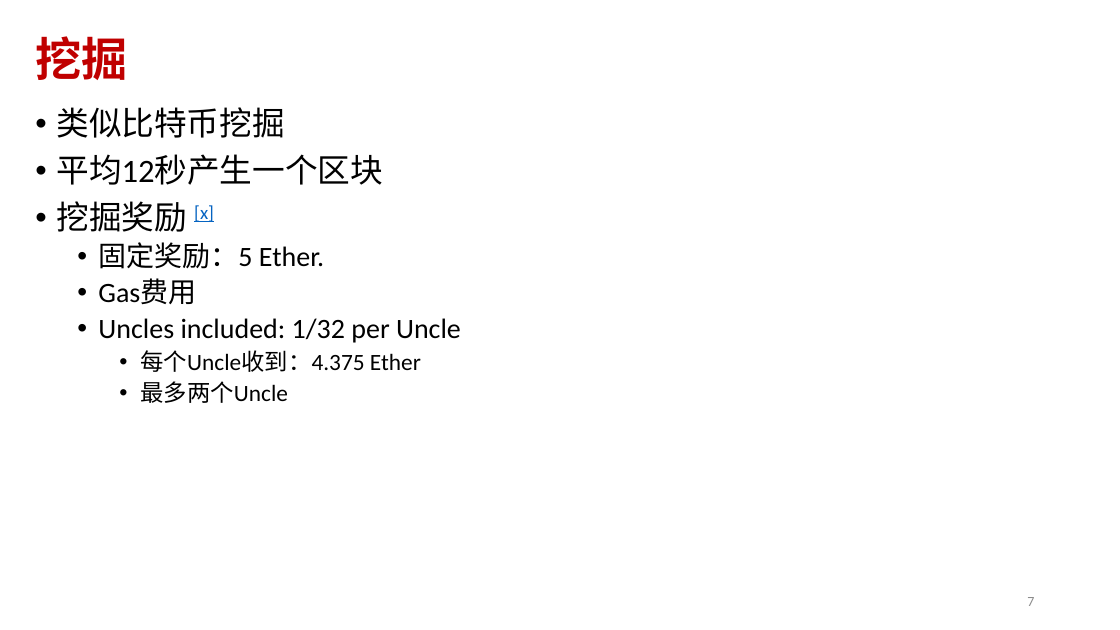
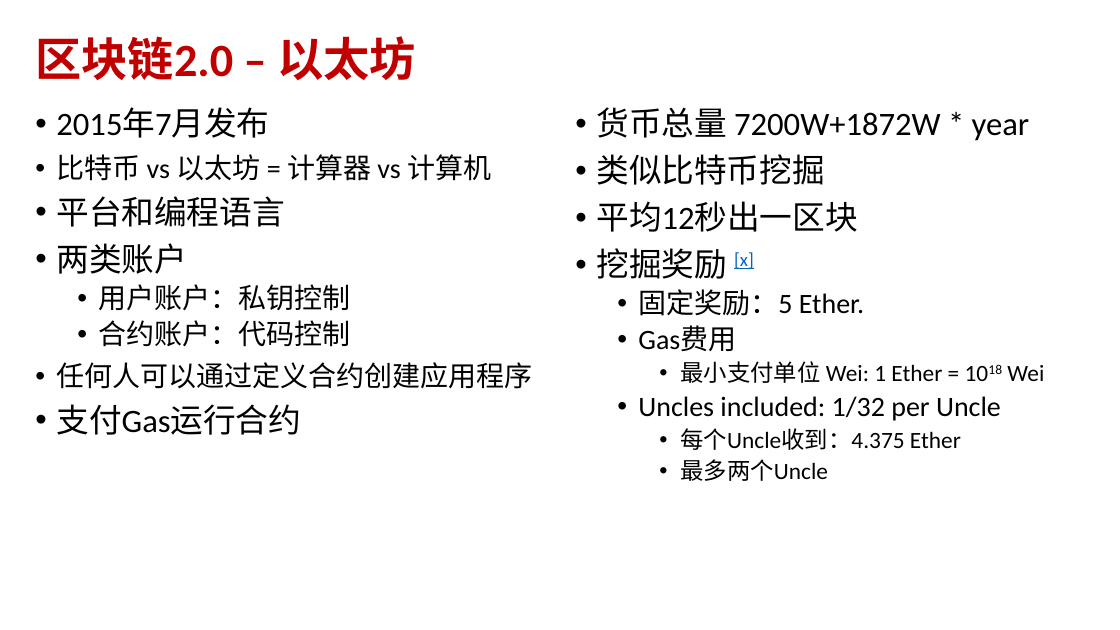
Before and after one commit to andyplusplus/blockchain, a slide deck: slide 6 of how_bitcoin_works_2/bc_1_blockChain.pptx (slide 7 before the commit). Drawn at 1120x630 pixels with LibreOffice and Linux fonts; fonts in the diff are those of the drawing; background and template pictures are left out. Boxes give left, top, right and bottom in pixels: in the first picture for what was removed or moved away, otherwise in the second. Text is boxed around its words. In the diff, an @@ line names an element or a change of style, - is before the commit and + after.

```diff
--- a/how_bitcoin_works_2/bc_1_blockChain.pptx
+++ b/how_bitcoin_works_2/bc_1_blockChain.pptx
@@ title at [35,36,416,80]: text changed @@
-挖掘
+区块链2.0 – 以太坊
@@ text added at [56,108,532,435], 24 pt, text #000000 @@
+• 2015年7月发布
+• 比特币 vs 以太坊 = 计算器 vs 计算机
+• 平台和编程语言
+• 两类账户
+  • 用户账户：私钥控制
+  • 合约账户：代码控制
+• 任何人可以通过定义合约创建应用程序
+• 支付Gas运行合约
@@ text "货币总量 7200W+1872W * year": place and size @@
-text "货币总量 7200W+1872W * year" at [56,107,461,403]
+text "货币总量 7200W+1872W * year" at [596,107,1044,481]
@@ text at [596,107,1030,141]: paragraph added @@
+• 货币总量 7200W+1872W * year
@@ text at [596,201,857,232]: text changed @@
-• 平均12秒产生一个区块
+• 平均12秒出一区块
@@ text at [680,361,1044,383]: paragraph added @@
+    • 最小支付单位 Wei: 1 Ether = 1018 Wei
@@ page number removed at [1027,597,1034,606] @@
-7
```
Also in this commit, not shown: 5 other slides changed, 15 slides added, 2 slides removed, 2 other files.
